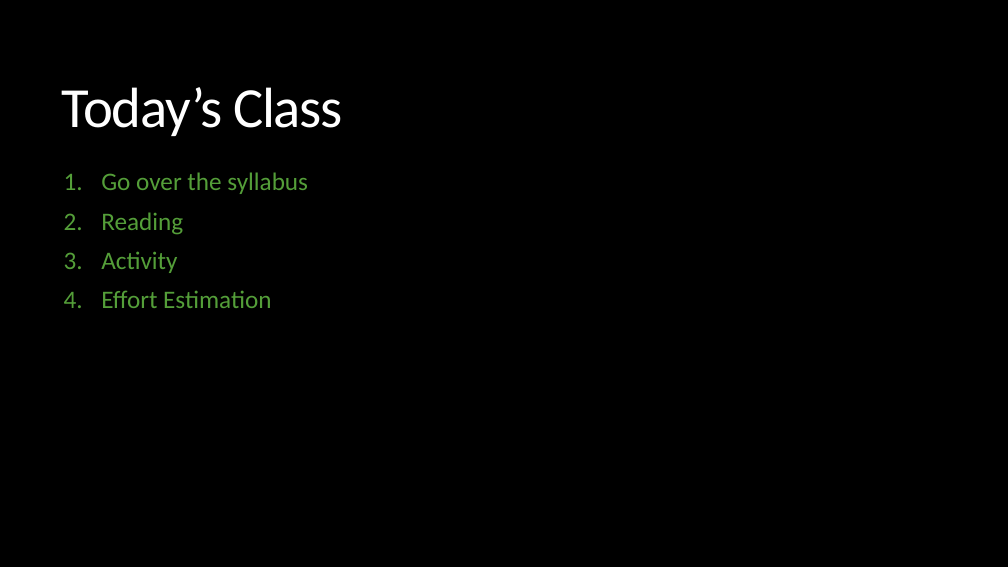
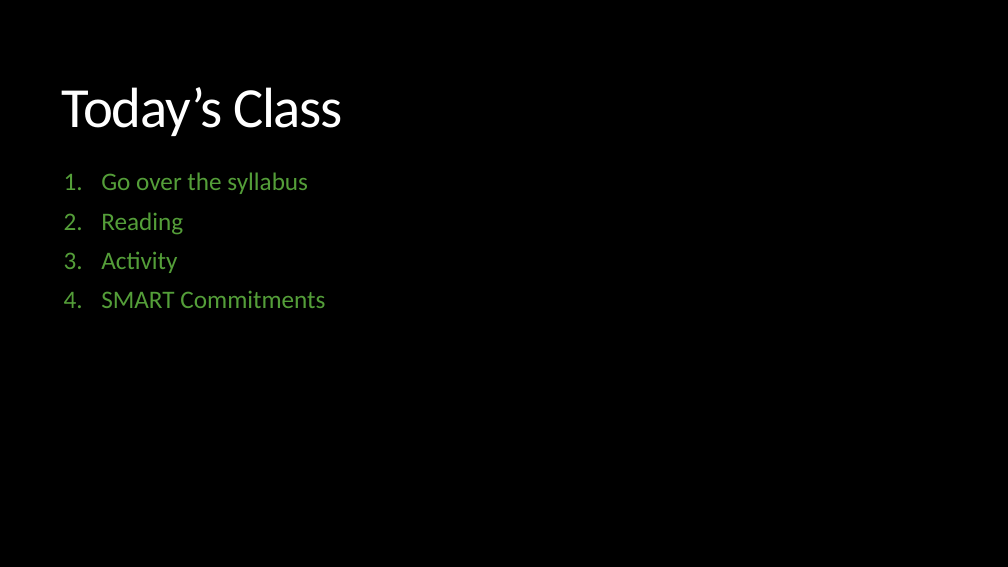
Before and after one commit to amyjko/info461, a slide deck: slide 9 of lectures/lecture-1.1.pptx. Drawn at 1008x567 pixels with LibreOffice and Linux fonts; fonts in the diff are those of the drawing. Boxes give left, top, right and bottom in pixels: in the first picture for what was removed or moved away, otherwise in the second. Text is boxed around its words. In the diff, an @@ line names an element or a change of style, - is before the commit and + after.

```diff
--- a/lectures/lecture-1.1.pptx
+++ b/lectures/lecture-1.1.pptx
@@ text at <box>101,291,325,308</box>: text changed @@
-4. Effort Estimation
+4. SMART Commitments
```
Also in this commit, not shown: 2 other slides changed.
